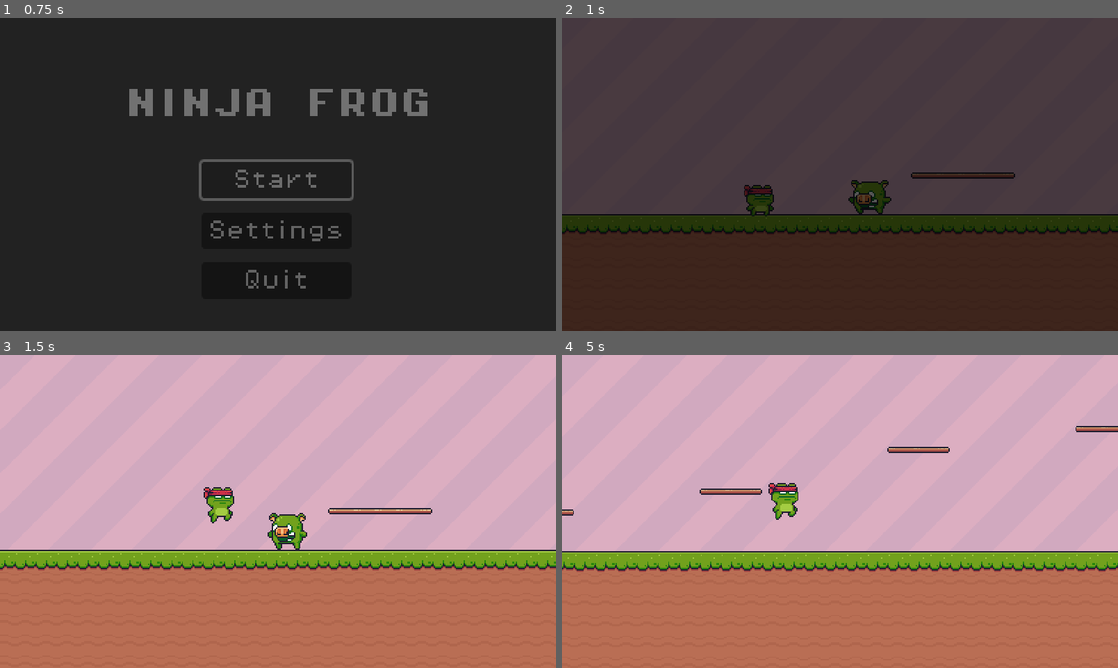
Above: before the commit, frames 1-4 (two rows, left to right).
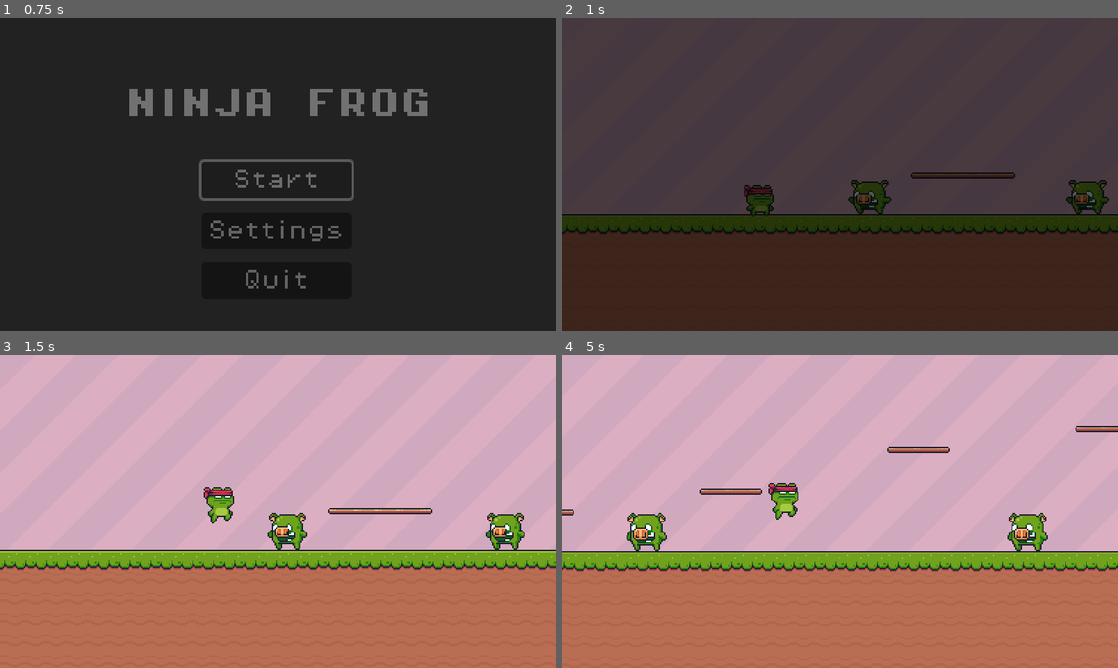
Above: after the commit, the same moments.

Repository: njmoon21/CSCI45-Final-Project
Game: Godot game, scene res://Scenes/Menus/Pause Menu/main_menu.tscn
Two runs of this game, one before a commit and one after it. Both use one fixed random seed, a clock stepped at 60 frames per second and the inputs below. Before the commit the project starts from res://Scenes/Menus/Main Menu/main_menu.tscn.
Inputs:
- Up to frame 1 (0.75 s): click "Start" at 0.5 s
- Up to frame 2 (1 s): no input
- Up to frame 3 (1.5 s): hold Right (right) from 1.28 s (still down); tap Space (jump) at 1.35 s
- Up to frame 4 (5 s): tap Space (jump) at 1.52, 1.82, 2.1, 2.27, 2.57, 2.85, 3.6, 3.77, 4.07, 4.35, 4.52, 4.82 s; release Right (right) at 2.78 s; hold Left (left) 2.78-3.53 s; hold Right (right) from 3.53 s (still down)

Frame 1 is identical in both runs. In frame 2, 0.6% of the frame differs, in the area x 90-99%, y 51-63%; in frame 3, 0.6%; in frame 4, 1.3%, in the area x 11-88%, y 50-63%.

Commit message:
Added enemy death (please read)
- added enemy death to the pig
- added unfinished finish line
- added a few pigs to test death jump
- increased pig hurtbox
Notes:
- The hurtbox and death jump animation will need to be adjusted for every enemy because the statement is based on the y coordinate height.

Diff:
--- a/Character/Enemies/Pig/pig_enemy.gd
+++ b/Character/Enemies/Pig/pig_enemy.gd
@@ -10,6 +10,15 @@
 
 func _on_hitbox_body_entered(body):
 	if body.is_in_group("Player"):
-		animated_sprite.play("die")
-		await animated_sprite.animation_finished
-		queue_free()
+		var y_delta = position.y - body.position.y
+		if (y_delta > 20):
+			print("Destroy Enemy")
+			body.jump()
+			animated_sprite.play("die")
+			await animated_sprite.animation_finished
+			queue_free()
+		else:
+			print("Hitting Enemy from sides")
+		#animated_sprite.play("die")
+		#await animated_sprite.animation_finished
+		#queue_free()
--- a/Character/Enemies/Pig/pig_enemy.tscn
+++ b/Character/Enemies/Pig/pig_enemy.tscn
@@ -237,7 +237,7 @@
 size = Vector2(21, 20.75)
 
 [sub_resource type="RectangleShape2D" id="RectangleShape2D_xvtch"]
-size = Vector2(17.5, 1.75)
+size = Vector2(21.1, 21)
 
 [node name="Pig Enemy" type="CharacterBody2D"]
 texture_filter = 1
@@ -248,7 +248,6 @@
 position = Vector2(2.25, -1.95313)
 scale = Vector2(0.986111, 1.00312)
 sprite_frames = SubResource("SpriteFrames_pa8tk")
-animation = &"die"
 autoplay = "default"
 
 [node name="CollisionShape2D" type="CollisionShape2D" parent="."]
@@ -259,7 +258,7 @@
 position = Vector2(1, 0)
 
 [node name="HurtboxCollision" type="CollisionShape2D" parent="Hurtbox"]
-position = Vector2(1.25, -8)
+position = Vector2(1, 2)
 shape = SubResource("RectangleShape2D_xvtch")
 debug_color = Color(0.923927, 0.250426, 0.299585, 0.42)
 
--- /dev/null
+++ b/Imported Sprites/Items/Checkpoints/End/end.gd
@@ -0,0 +1,16 @@
+extends Area2D
+
+@export var target_level : PackedScene # for level switching or ending game
+# Called when the node enters the scene tree for the first time.
+func _ready() -> void:
+	pass # Replace with function body.
+
+
+# Called every frame. 'delta' is the elapsed time since the previous frame.
+func _process(delta: float) -> void:
+	pass
+
+
+func _on_body_entered(body: Node2D) -> void:
+	if(body.name == "CharacterBody2D"):
+		get_tree().change_scene_to_packed(target_level)
--- /dev/null
+++ b/Imported Sprites/Items/Checkpoints/End/end.tscn
@@ -0,0 +1,36 @@
+[gd_scene load_steps=6 format=3 uid="uid://di8qoe2hd6led"]
+
+[ext_resource type="Script" path="res://Imported Sprites/Items/Checkpoints/End/end.gd" id="1_25sq6"]
+[ext_resource type="Texture2D" uid="uid://iuupwgjf2if8" path="res://Imported Sprites/Items/Checkpoints/End/End (Idle).png" id="1_jt1m8"]
+
+[sub_resource type="AtlasTexture" id="AtlasTexture_k4vqb"]
+atlas = ExtResource("1_jt1m8")
+region = Rect2(0, 0, 64, 64)
+
+[sub_resource type="SpriteFrames" id="SpriteFrames_awbtf"]
+animations = [{
+"frames": [{
+"duration": 1.0,
+"texture": SubResource("AtlasTexture_k4vqb")
+}],
+"loop": true,
+"name": &"default",
+"speed": 5.0
+}]
+
+[sub_resource type="RectangleShape2D" id="RectangleShape2D_mfb5r"]
+size = Vector2(34, 43)
+
+[node name="End" type="Area2D"]
+script = ExtResource("1_25sq6")
+
+[node name="AnimatedSprite2D" type="AnimatedSprite2D" parent="."]
+position = Vector2(60, 22)
+sprite_frames = SubResource("SpriteFrames_awbtf")
+autoplay = "default"
+
+[node name="CollisionShape2D" type="CollisionShape2D" parent="."]
+position = Vector2(60, 32.5)
+shape = SubResource("RectangleShape2D_mfb5r")
+
+[connection signal="body_entered" from="." to="." method="_on_body_entered"]
--- a/Scenes/Levels/Level1/level1.tscn
+++ b/Scenes/Levels/Level1/level1.tscn
@@ -9,6 +9,8 @@
 [ext_resource type="PackedScene" uid="uid://rkcx56pequd0" path="res://Character/Enemies/BBird/BlueBird.tscn" id="6_smqjy"]
 [ext_resource type="PackedScene" uid="uid://2cusb711oyrs" path="res://Scenes/Menus/Pause Menu/pause_menu.tscn" id="6_vqqq6"]
 [ext_resource type="AudioStream" uid="uid://dor2qfegsg2sj" path="res://Audio/Music/OMORI OST - 013 A Home For Flowers (Tulip).mp3" id="7_tvaer"]
+[ext_resource type="PackedScene" uid="uid://di8qoe2hd6led" path="res://Imported Sprites/Items/Checkpoints/End/end.tscn" id="10_p2bmv"]
+[ext_resource type="PackedScene" uid="uid://bbiu0yaye2io0" path="res://Scenes/Menus/Pause Menu/main_menu.tscn" id="11_5heyb"]
 
 [sub_resource type="ShaderMaterial" id="ShaderMaterial_wpdw1"]
 shader = ExtResource("1_na3um")
@@ -215,16 +217,24 @@
 drag_bottom_margin = 0.0
 editor_draw_limits = true
 
-[node name="Pig Enemy" parent="." instance=ExtResource("6_3bubu")]
+[node name="Enemies" type="Node" parent="."]
+
+[node name="Pig Enemy3" parent="Enemies" instance=ExtResource("6_3bubu")]
+position = Vector2(617, 132)
+
+[node name="Pig Enemy2" parent="Enemies" instance=ExtResource("6_3bubu")]
+position = Vector2(325, 132)
+
+[node name="Pig Enemy" parent="Enemies" instance=ExtResource("6_3bubu")]
 position = Vector2(158, 132)
 
-[node name="BlueBird" parent="." instance=ExtResource("6_smqjy")]
+[node name="BlueBird" parent="Enemies" instance=ExtResource("6_smqjy")]
 position = Vector2(988, 117)
 
-[node name="BlueBird2" parent="." instance=ExtResource("6_smqjy")]
+[node name="BlueBird2" parent="Enemies" instance=ExtResource("6_smqjy")]
 position = Vector2(1130, 59)
 
-[node name="BlueBird3" parent="." instance=ExtResource("6_smqjy")]
+[node name="BlueBird3" parent="Enemies" instance=ExtResource("6_smqjy")]
 position = Vector2(1060, 86)
 
 [node name="player" parent="." instance=ExtResource("4_a21iq")]
@@ -252,3 +262,7 @@
 stream = ExtResource("7_tvaer")
 volume_db = -20.0
 bus = &"Music"
+
+[node name="End" parent="." instance=ExtResource("10_p2bmv")]
+position = Vector2(1165, 91)
+target_level = ExtResource("11_5heyb")
--- a/project.godot
+++ b/project.godot
@@ -11,7 +11,7 @@
 [application]
 
 config/name="Csci 45 Final"
-run/main_scene="res://Scenes/Menus/Main Menu/main_menu.tscn"
+run/main_scene="res://Scenes/Menus/Pause Menu/main_menu.tscn"
 config/features=PackedStringArray("4.3", "Forward Plus")
 config/icon="res://icon.svg"
 
Not shown: 1 places in Scenes/Levels/Level1/level1.tscn that only renumber resources
Renamed: Scenes/Menus/Main Menu/main_menu.tscn -> Scenes/Menus/Pause Menu/main_menu.tscn
